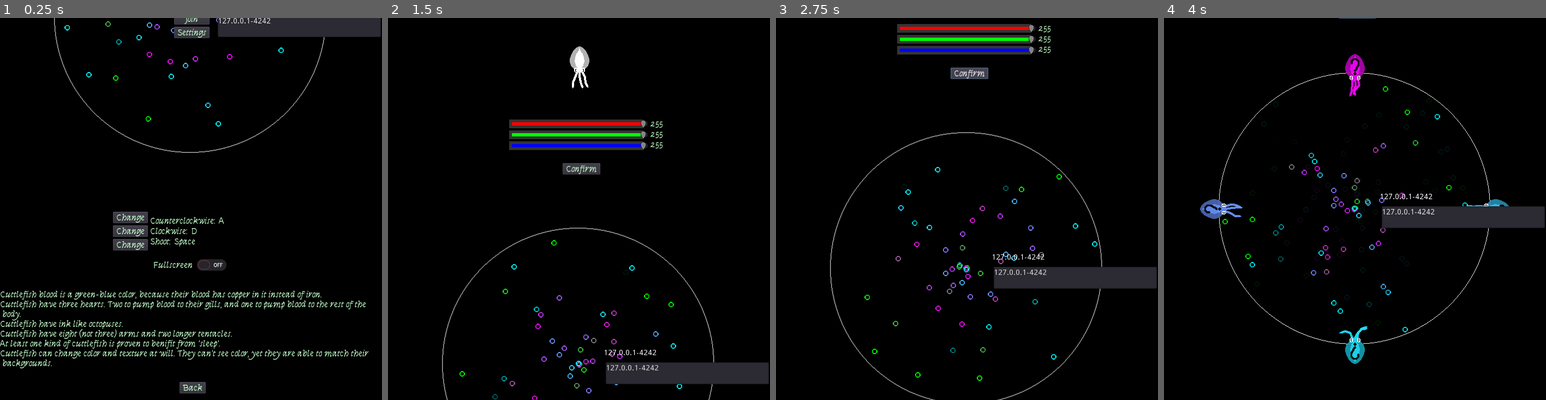
Above: before the commit, frames 1-4 (left to right).
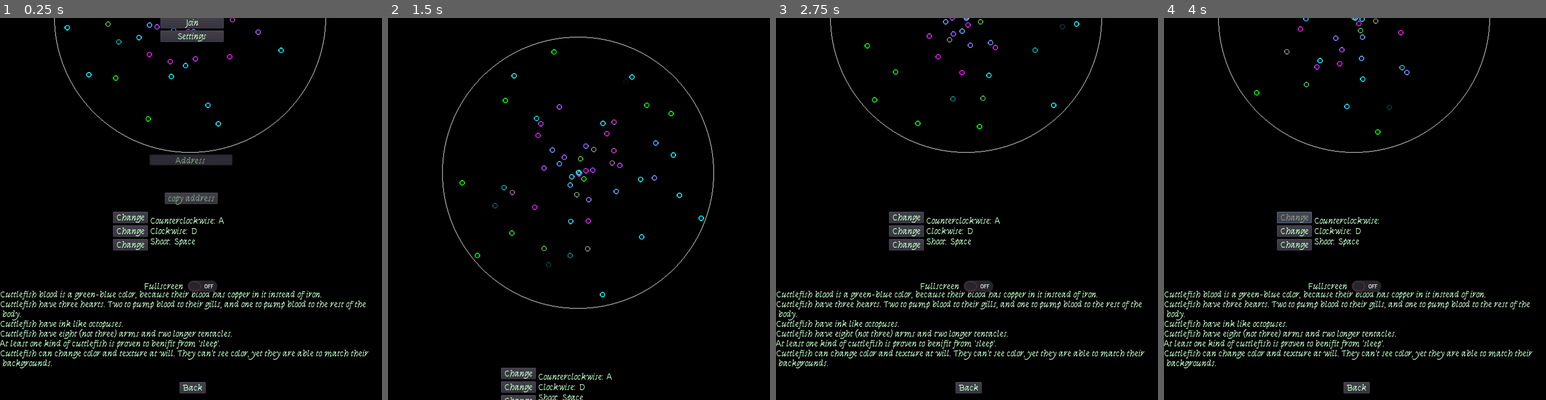
Above: after the commit, the same moments.

Repository: the-alex-g/NetworkedSquidGame
Game: Godot game, scene res://PlayerIntegration/Lobby/Lobby.tscn
The game is run twice, just before and just after one commit, with the same random seed, the same clock (stepped at 60 frames per second) and the same inputs.
Inputs (mouse positions are in pixels of both pictures, inside the frame that each line leads up to):
- Up to frame 1 (0.25 s): no input
- Up to frame 2 (1.5 s): click "Join" at 0.5 s; click (579, 37) at 1.25 s, where only the run after the commit has a clickable "Settings"
- Up to frame 3 (2.75 s): click (970, 205) at 2 s, where only the run before the commit has a clickable "Confirm"
- Up to frame 4 (4 s): click (1358, 75) at 2.75 s, where only the run before the commit has a clickable "Confirm"; click (1293, 216) at 3.5 s, where only the run after the commit has a clickable "Change"

The runs differ from the first frame. In frame 1, 4.4% of the frame differs, in the area x 37-100%, y 0-72%; in frame 2, 8.7%; in frame 3, 12%, in the area x 0-100%, y 0-100%; in frame 4, 9.7%.
Error before the commit: Invalid get index '2' (on base: 'Array'). (res://PlayerIntegration/Lobby/Lobby.gd:19)
Error after the commit: Invalid get index '2' (on base: 'Array'). (res://PlayerIntegration/Lobby/Lobby.gd:20)

Commit message:
Make nicer UI

Diff:
--- a/project/Game/Player/Player.gd
+++ b/project/Game/Player/Player.gd
@@ -57,7 +57,8 @@
 			rpc("spawn_bullet")
 			spawn_bullet()
 		rotation_degrees += direction
-		rpc_unreliable("update_position", rotation_degrees)
+		if direction != 0.0:
+			rpc_unreliable("update_position", rotation_degrees)
 
 remote func update_position(new_rotation):
 	rotation_degrees = new_rotation
--- a/project/PlayerIntegration/Lobby/Lobby.gd
+++ b/project/PlayerIntegration/Lobby/Lobby.gd
@@ -9,14 +9,17 @@
 var _port := 0
 var _code
 var _addresses := {"X11":2, "Windows":3}
+var _address := ""
+var on_other_screen := false
 
 signal color_picked
 
 func _ready():
 	randomize()
 	var address = _addresses[OS.get_name()]
+	_address = IP.get_local_addresses()[address]
 	_port = _generate_port()
-	$Address.text = str(IP.get_local_addresses()[address]+_separation_character+str(_port))
+	$VBoxContainer/Address.text = "at "+str(_address+_separation_character+str(_port))
 	$Camera2D.position = Vector2.ZERO
 	_error = get_tree().connect("connected_to_server", self, "_connected_to_server")
 	_error = get_tree().connect("connection_failed", self, "_connection_failed")
@@ -39,6 +42,10 @@
 
 func _process(_delta):
 	_code = $TextEdit.text
+	if _code != "" or on_other_screen:
+		$TextEditLabel.hide()
+	else:
+		$TextEditLabel.show()
 	$HBoxContainer/VBoxContainer2/Counterclockwise.text = "Counterclockwise: "+get_key(InputMap.get_action_list("counterclockwise"))
 	$HBoxContainer/VBoxContainer2/Clockwise.text = "Clockwise: "+get_key(InputMap.get_action_list("clockwise"))
 	$HBoxContainer/VBoxContainer2/Shoot.text = "Shoot: "+get_key(InputMap.get_action_list("shoot"))
@@ -92,22 +99,34 @@
 	print("server connection lost")
 
 func next():
+	on_other_screen = true
 	$VBoxContainer.hide()
+	$Button.hide()
+	$TextEdit.hide()
+	$TextEditLabel.hide()
 	$VBoxContainer/Host.disabled = true
 	$VBoxContainer/Join.disabled = true
 	$VBoxContainer/Settings.disabled = true
 	$AnimationPlayer.play("CameraSlide")
 
 func _on_Settings_pressed():
+	on_other_screen = true
 	$AnimationPlayer.play("Settings")
 	$VBoxContainer.hide()
+	$Button.hide()
+	$TextEdit.hide()
+	$TextEditLabel.hide()
 
 func _on_Back_pressed():
 	$AnimationPlayer.play("Return")
 
 func _on_AnimationPlayer_animation_finished(anim_name):
 	if anim_name == "Return":
+		on_other_screen = false
 		$VBoxContainer.show()
+		$Button.show()
+		$TextEdit.show()
+		$TextEditLabel.show()
 
 func _on_Counterclockwise_pressed():
 	InputMap.action_erase_events("counterclockwise")
@@ -155,3 +174,6 @@
 	$AnimationPlayer.play_backwards("CameraSlide")
 	yield(get_tree().create_timer(1), "timeout")
 	emit_signal("color_picked")
+
+func _on_Button_pressed():
+	OS.set_clipboard(_address+_separation_character+str(_port))
--- a/project/PlayerIntegration/Lobby/Lobby.tscn
+++ b/project/PlayerIntegration/Lobby/Lobby.tscn
@@ -72,42 +72,87 @@
 anchor_top = 0.5
 anchor_right = 0.5
 anchor_bottom = 0.5
-margin_left = -31.5
-margin_top = -34.0
-margin_right = 31.5
-margin_bottom = 34.0
+margin_left = -56.5
+margin_top = -46.5
+margin_right = 56.5
+margin_bottom = 80.0
 __meta__ = {
 "_edit_use_anchors_": false
 }
 
 [node name="Host" type="Button" parent="VBoxContainer"]
-margin_right = 65.0
+margin_right = 117.0
 margin_bottom = 21.0
 custom_fonts/font = ExtResource( 4 )
 custom_colors/font_color = Color( 0.772549, 1, 0.796078, 1 )
+custom_colors/font_color_hover = Color( 0.494118, 0.639216, 0.505882, 1 )
 text = "Host"
 __meta__ = {
 "_edit_use_anchors_": false
 }
 
+[node name="Address" type="Label" parent="VBoxContainer"]
+margin_top = 25.0
+margin_right = 117.0
+margin_bottom = 40.0
+custom_fonts/font = ExtResource( 4 )
+custom_colors/font_color = Color( 0.772549, 1, 0.796078, 1 )
+text = "at 127.0.0.1-4242"
+align = 1
+__meta__ = {
+"_edit_use_anchors_": false
+}
+
 [node name="Join" type="Button" parent="VBoxContainer"]
-margin_top = 25.0
-margin_right = 65.0
-margin_bottom = 46.0
-custom_fonts/font = ExtResource( 4 )
-custom_colors/font_color = Color( 0.772549, 1, 0.796078, 1 )
+margin_top = 44.0
+margin_right = 117.0
+margin_bottom = 65.0
+custom_fonts/font = ExtResource( 4 )
+custom_colors/font_color = Color( 0.772549, 1, 0.796078, 1 )
+custom_colors/font_color_hover = Color( 0.494118, 0.639216, 0.505882, 1 )
 text = "Join"
 __meta__ = {
 "_edit_use_anchors_": false
 }
 
 [node name="Settings" type="Button" parent="VBoxContainer"]
-margin_top = 50.0
-margin_right = 65.0
-margin_bottom = 71.0
-custom_fonts/font = ExtResource( 4 )
-custom_colors/font_color = Color( 0.772549, 1, 0.796078, 1 )
+margin_top = 69.0
+margin_right = 117.0
+margin_bottom = 90.0
+custom_fonts/font = ExtResource( 4 )
+custom_colors/font_color = Color( 0.772549, 1, 0.796078, 1 )
+custom_colors/font_color_hover = Color( 0.494118, 0.639216, 0.505882, 1 )
 text = "Settings"
+
+[node name="TextEdit" type="TextEdit" parent="."]
+anchor_left = 0.5
+anchor_top = 1.0
+anchor_right = 0.5
+anchor_bottom = 1.0
+margin_left = -76.0
+margin_top = -100.0
+margin_right = 76.0
+margin_bottom = -80.0
+custom_fonts/font = ExtResource( 4 )
+custom_colors/selection_color = Color( 0.2898, 0.63, 0.63, 1 )
+custom_colors/font_color_selected = Color( 0.5236, 0.68, 0.53924, 1 )
+custom_colors/font_color = Color( 0.772549, 1, 0.796078, 1 )
+__meta__ = {
+"_edit_use_anchors_": false
+}
+
+[node name="TextEditLabel" type="Label" parent="."]
+anchor_left = 0.5
+anchor_top = 1.0
+anchor_right = 0.5
+anchor_bottom = 1.0
+margin_left = -76.0
+margin_top = -96.0
+margin_right = 76.0
+margin_bottom = -80.0
+custom_fonts/font = ExtResource( 4 )
+custom_colors/font_color = Color( 0.494118, 0.639216, 0.505882, 1 )
+text = "            Address"
 
 [node name="Camera2D" type="Camera2D" parent="."]
 position = Vector2( 0, 350 )
@@ -152,6 +197,7 @@
 margin_bottom = 337.0
 custom_fonts/font = ExtResource( 4 )
 custom_colors/font_color = Color( 0.772549, 1, 0.796078, 1 )
+custom_colors/font_color_hover = Color( 0.494118, 0.639216, 0.505882, 1 )
 text = "Back"
 __meta__ = {
 "_edit_use_anchors_": false
@@ -179,6 +225,7 @@
 margin_bottom = 21.0
 custom_fonts/font = ExtResource( 4 )
 custom_colors/font_color = Color( 0.772549, 1, 0.796078, 1 )
+custom_colors/font_color_hover = Color( 0.494118, 0.639216, 0.505882, 1 )
 text = "Change"
 
 [node name="Clockwise" type="Button" parent="HBoxContainer/VBoxContainer"]
@@ -187,6 +234,7 @@
 margin_bottom = 46.0
 custom_fonts/font = ExtResource( 4 )
 custom_colors/font_color = Color( 0.772549, 1, 0.796078, 1 )
+custom_colors/font_color_hover = Color( 0.494118, 0.639216, 0.505882, 1 )
 text = "Change"
 
 [node name="Shoot" type="Button" parent="HBoxContainer/VBoxContainer"]
@@ -195,6 +243,7 @@
 margin_bottom = 71.0
 custom_fonts/font = ExtResource( 4 )
 custom_colors/font_color = Color( 0.772549, 1, 0.796078, 1 )
+custom_colors/font_color_hover = Color( 0.494118, 0.639216, 0.505882, 1 )
 text = "Change"
 
 [node name="VBoxContainer2" type="VBoxContainer" parent="HBoxContainer"]
@@ -229,30 +278,36 @@
 valign = 2
 
 [node name="Fullscreen" type="CheckButton" parent="."]
-margin_left = 275.0
-margin_top = 783.0
-margin_right = 351.0
-margin_bottom = 823.0
-custom_fonts/font = ExtResource( 4 )
-custom_colors/font_color = Color( 0.772549, 1, 0.796078, 1 )
+margin_left = 257.539
+margin_top = 821.891
+margin_right = 409.539
+margin_bottom = 861.891
+custom_fonts/font = ExtResource( 4 )
+custom_colors/font_color_hover_pressed = Color( 0.494118, 0.639216, 0.505882, 1 )
+custom_colors/font_color = Color( 0.772549, 1, 0.796078, 1 )
+custom_colors/font_color_hover = Color( 0.494118, 0.639216, 0.505882, 1 )
+custom_colors/font_color_pressed = Color( 0.772549, 1, 0.796078, 1 )
 text = "Fullscreen"
 __meta__ = {
 "_edit_use_anchors_": false
 }
 
-[node name="Address" type="Label" parent="."]
-margin_left = 395.0
-margin_top = 321.0
-margin_right = 492.0
-margin_bottom = 335.0
-text = "127.0.0.1-4242"
-
-[node name="TextEdit" type="TextEdit" parent="."]
-margin_left = 399.0
-margin_top = 345.0
-margin_right = 698.0
-margin_bottom = 385.0
-text = "127.0.0.1-4242"
+[node name="Button" type="Button" parent="."]
+anchor_left = 0.5
+anchor_top = 1.0
+anchor_right = 0.5
+anchor_bottom = 1.0
+margin_left = -48.0
+margin_top = -30.0
+margin_right = 48.0
+margin_bottom = -10.0
+custom_fonts/font = ExtResource( 4 )
+custom_colors/font_color = Color( 0.494118, 0.639216, 0.505882, 1 )
+custom_colors/font_color_hover = Color( 0.772549, 1, 0.796078, 1 )
+text = "copy address"
+__meta__ = {
+"_edit_use_anchors_": false
+}
 [connection signal="color_picked" from="." to="WaitingArea" method="_on_Lobby_color_picked"]
 [connection signal="done" from="ColorSelector" to="." method="_on_ColorSelector_done"]
 [connection signal="pressed" from="VBoxContainer/Host" to="." method="_on_Host_pressed"]
@@ -264,3 +319,4 @@
 [connection signal="pressed" from="HBoxContainer/VBoxContainer/Clockwise" to="." method="_on_Clockwise_pressed"]
 [connection signal="pressed" from="HBoxContainer/VBoxContainer/Shoot" to="." method="_on_Shoot_pressed"]
 [connection signal="toggled" from="Fullscreen" to="." method="_on_Fullscreen_toggled"]
+[connection signal="pressed" from="Button" to="." method="_on_Button_pressed"]
